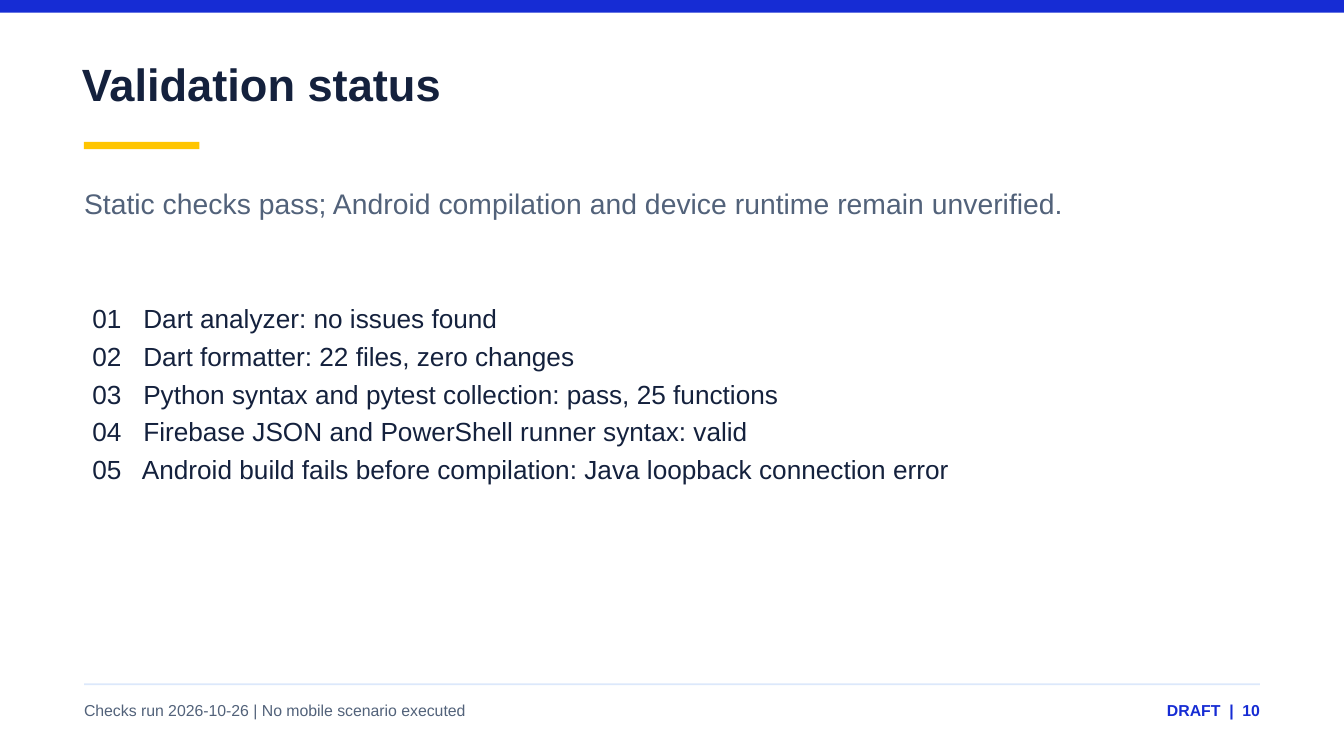
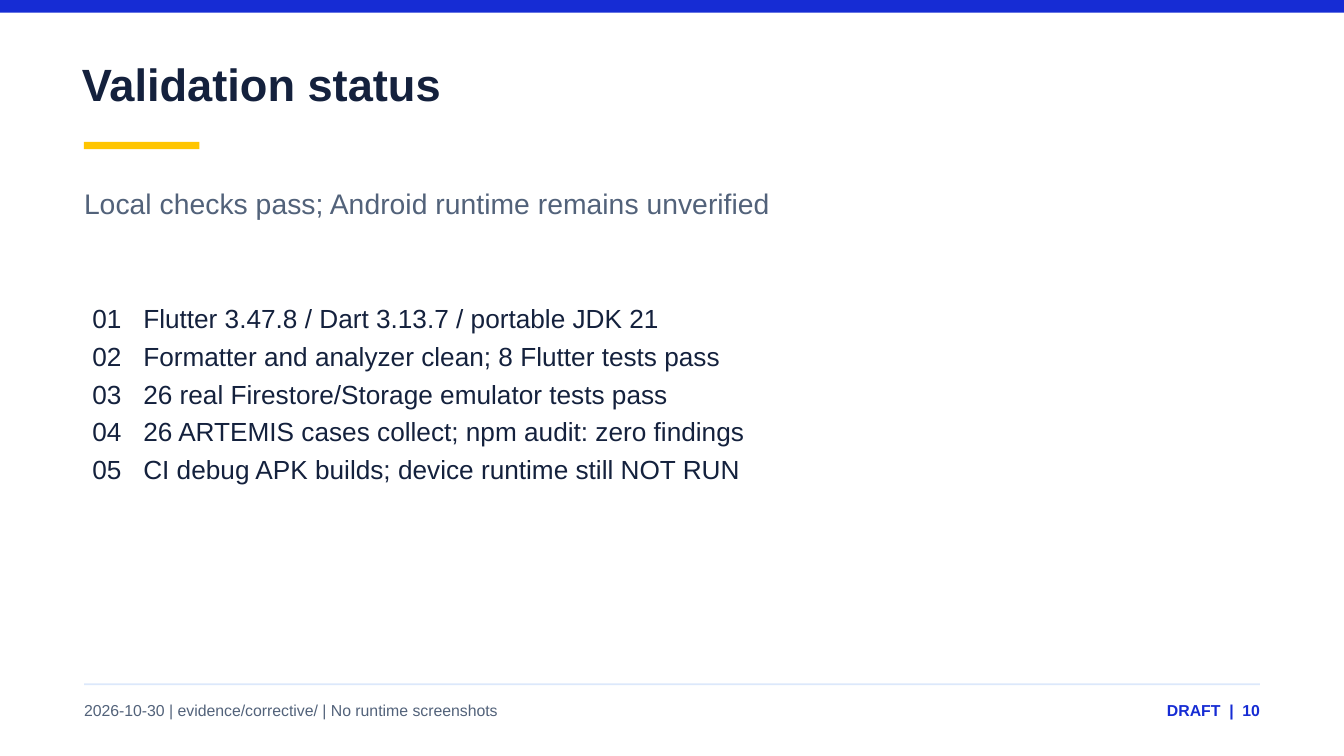
Before and after one commit to YukikoKaori/beewise-lab2, a slide deck: slide 10 of output/presentations/BeeWise-Lab3-Review-DRAFT.pptx. Drawn at 1344x756 pixels with LibreOffice and Linux fonts; fonts in the diff are those of the drawing. Boxes give left, top, right and bottom in pixels: in the first picture for what was removed or moved away, otherwise in the second. Text is boxed around its words. In the diff, an @@ line names an element or a change of style, - is before the commit and + after.

Commit message:
docs(lab3): refresh draft reports and evidence-based integration gates

```diff
--- a/output/presentations/BeeWise-Lab3-Review-DRAFT.pptx
+++ b/output/presentations/BeeWise-Lab3-Review-DRAFT.pptx
@@ text at (84,193,770,219): text changed @@
-Static checks pass; Android compilation and device runtime remain unverified.
+Local checks pass; Android runtime remains unverified
@@ text at (92,309,744,485): text changed @@
-01 Dart analyzer: no issues found
-02 Dart formatter: 22 files, zero changes
-03 Python syntax and pytest collection: pass, 25 functions
-04 Firebase JSON and PowerShell runner syntax: valid
-05 Android build fails before compilation: Java loopback connection error
+01 Flutter 3.47.8 / Dart 3.13.7 / portable JDK 21
+02 Formatter and analyzer clean; 8 Flutter tests pass
+03 26 real Firestore/Storage emulator tests pass
+04 26 ARTEMIS cases collect; npm audit: zero findings
+05 CI debug APK builds; device runtime still NOT RUN
@@ text at (84,704,498,716): text changed @@
-Checks run 2026-10-26 | No mobile scenario executed
+2026-10-30 | evidence/corrective/ | No runtime screenshots
```
Also in this commit, not shown: 7 other slides changed, 12 other files.
